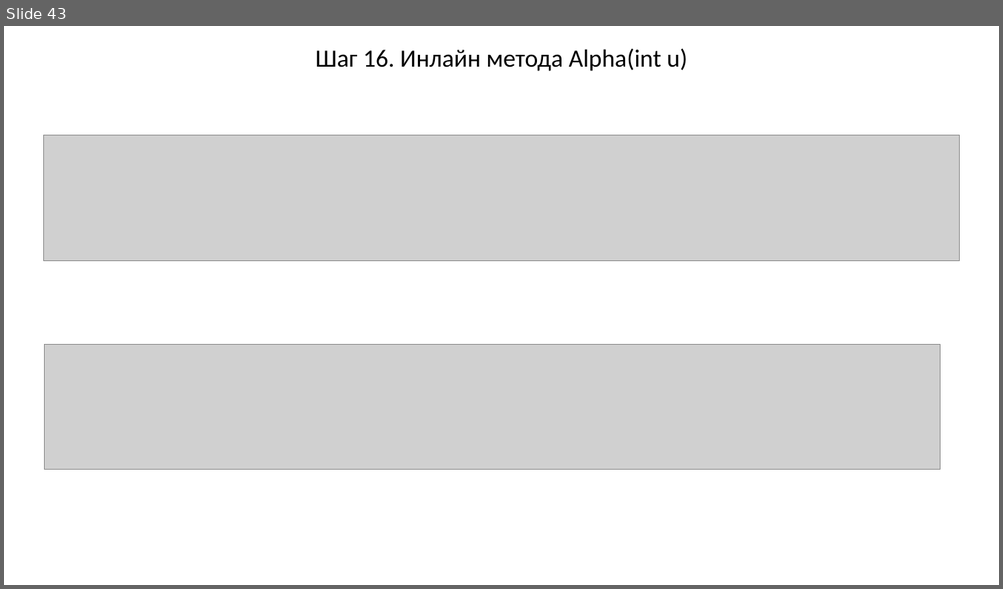
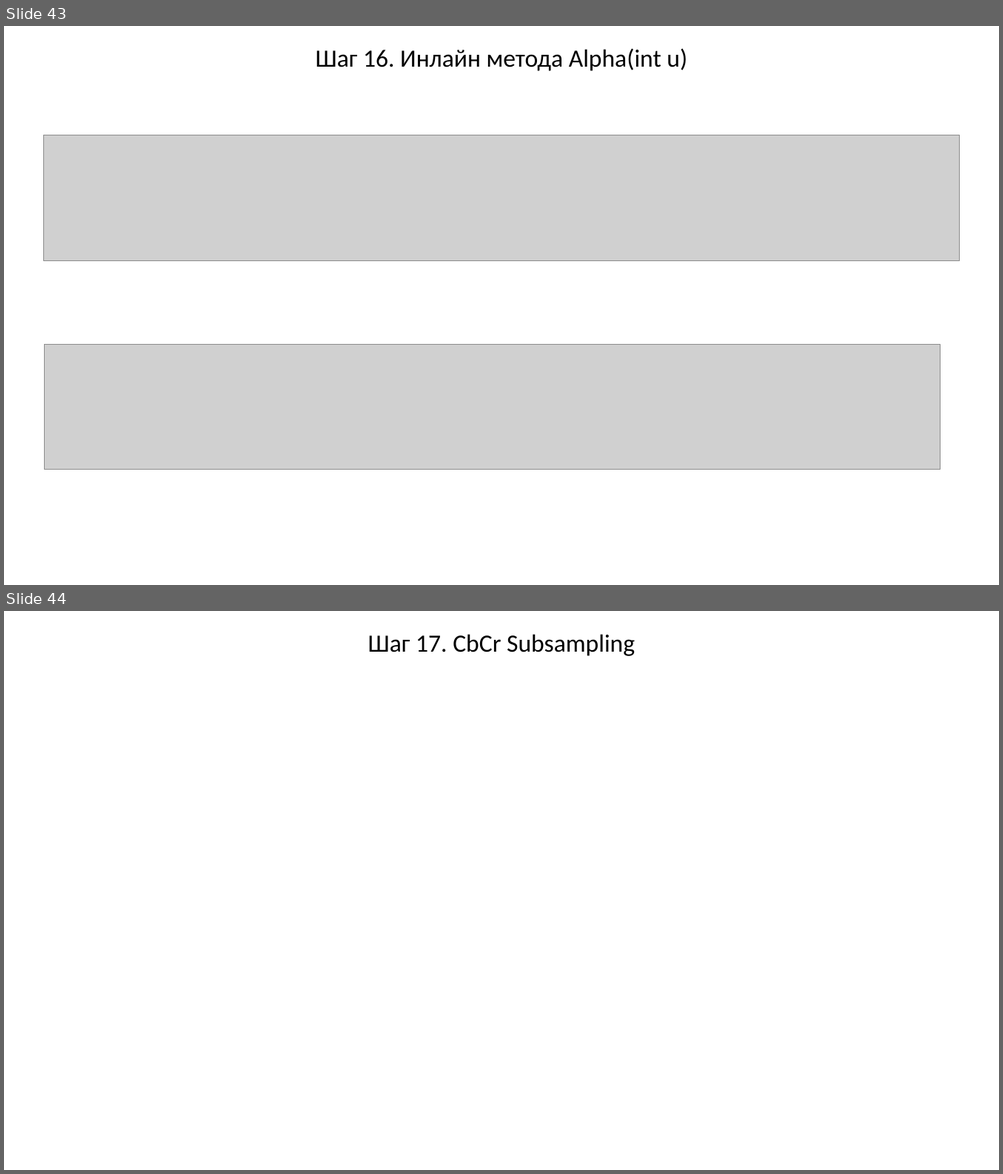
Before and after one commit to viksot/shpora-debug-optimizations-2023, a slide deck: HW.pptx. Shown one above the other, each under a label of ours: slide 43 before the commit, slides 43 and 44 after it. The pictures are 1003x589 and 1003x1174 pixels, drawn with LibreOffice and Linux fonts; fonts in the diff are those of the drawing; grey boxes stand for pictures. Boxes give left, top, right and bottom in pixels: in the first picture for what was removed or moved away, otherwise in the second. Text is boxed around its words. In the diff, an @@ line names an element or a change of style, - is before the commit and + after.

Commit message:
Implemented CbCr subsampling in JpegProcessor.cs

```diff
--- a/HW.pptx
+++ b/HW.pptx
@@ slide 44 added at <box>4,611,999,1170</box>, background #FFFFFF @@
@@ title added at <box>368,634,634,656</box>, 24 pt, text #000000 @@
+Шаг 17. CbCr Subsampling
```
Also in this commit, not shown: 1 slide removed, 1 other file.
